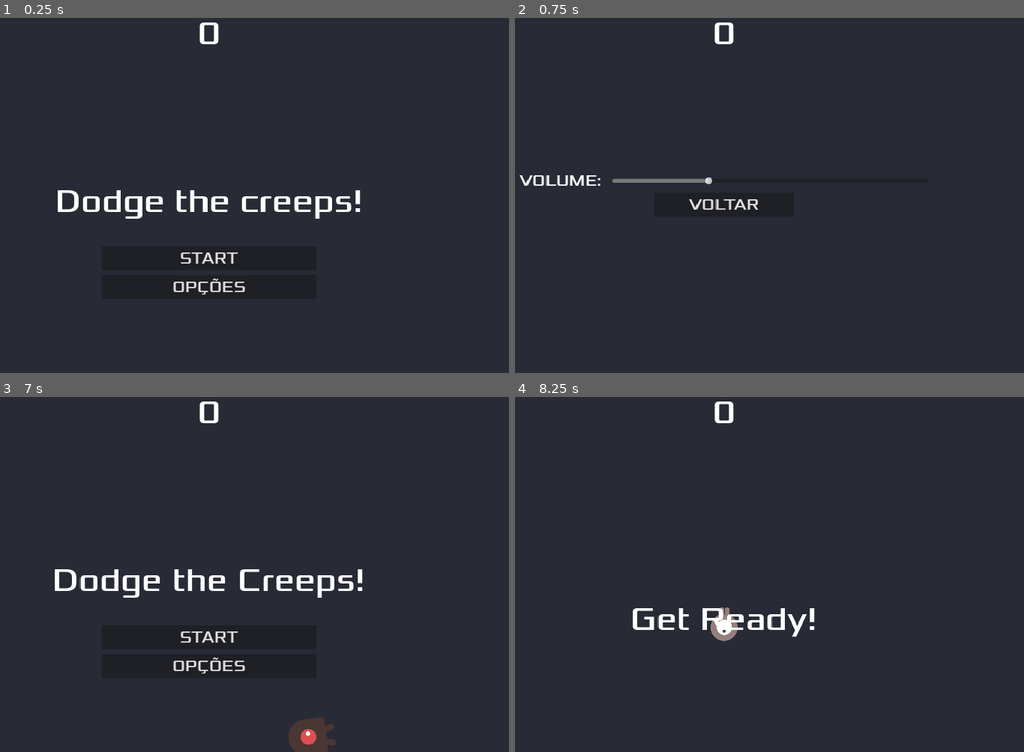
Above: before the commit, frames 1-4 (two rows, left to right).
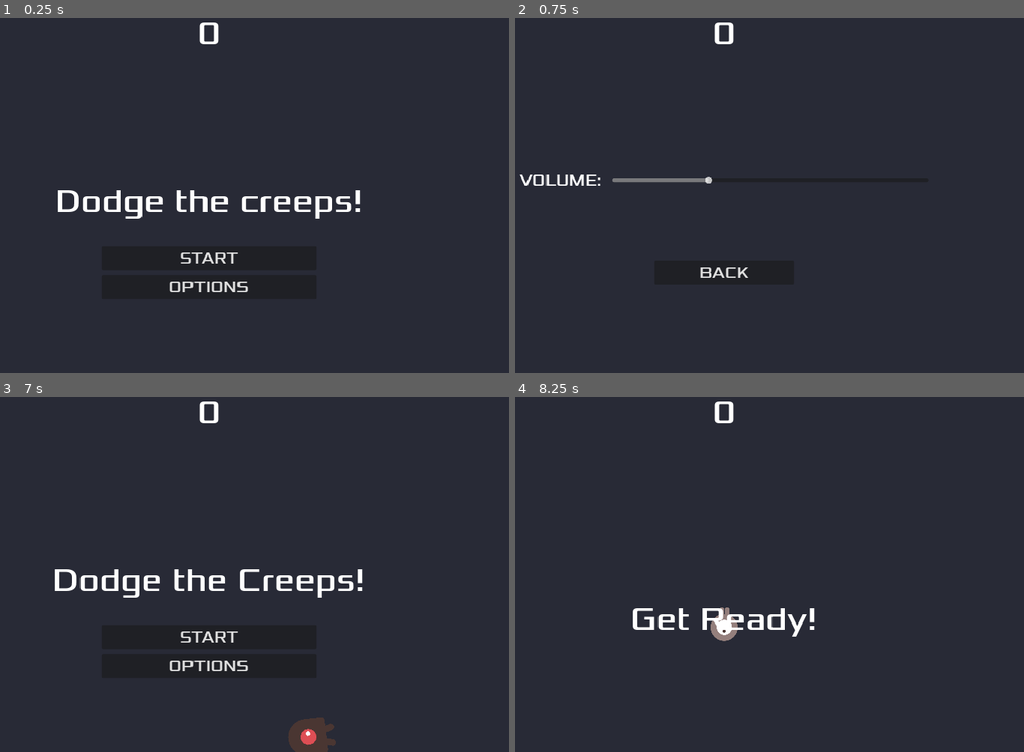
Above: after the commit, the same moments.

Repository: lorbiesky/dodge-the-creeps
Game: Godot game, scene res://scenes/maps/stage.tscn
The game is run twice, just before and just after one commit, with the same random seed, the same clock (stepped at 60 frames per second) and the same inputs.
Inputs:
- Up to frame 1 (0.25 s): no input
- Up to frame 2 (0.75 s): click "OPÇÕES" (after the commit: "OPTIONS") at 0.5 s
- Up to frame 3 (7 s): click "VOLTAR" (after the commit: "BACK") at 1.25 s; click "START" at 2 s; tap Enter at 2.75 s; hold Right (ui_right) 2.78-3.53 s; hold Down (ui_down) 3.53-4.28 s; hold Right (ui_right) 4.28-5.03 s; hold Up (ui_up) 5.03-5.78 s; hold Left (ui_left) from 5.78 s (still down)
- Up to frame 4 (8.25 s): release Left (ui_left) at 7.25 s; click "START" at 7.25 s; tap Space at 8 s; hold Down (ui_down) from 8.03 s (still down)

The runs differ from the first frame. In frame 1, 0.3% of the frame differs, in the area x 33-49%, y 73-79%; in frame 2, 0.5%, in the area x 0-48%, y 44-74%; in frame 3, 0.3%; in frame 4, nothing differs.

Commit message:
mudanças na hud do menu

Diff:
--- a/scenes/menu/HUD.tscn
+++ b/scenes/menu/HUD.tscn
@@ -64,7 +64,7 @@
 size_flags_horizontal = 4
 theme_override_fonts/font = ExtResource("1_jjg41")
 theme_override_font_sizes/font_size = 32
-text = "OPÇÕES"
+text = "OPTIONS"
 
 [node name="OptionsContainer" type="VBoxContainer" parent="."]
 visible = false
@@ -74,15 +74,16 @@
 anchor_right = 0.5
 anchor_bottom = 0.5
 offset_left = -409.0
-offset_top = -19.0
+offset_top = -182.0
 offset_right = 409.0
-offset_bottom = 20.0
+offset_bottom = 183.0
 grow_horizontal = 2
 grow_vertical = 2
 alignment = 1
 
 [node name="HBoxContainer" type="HBoxContainer" parent="OptionsContainer"]
 layout_mode = 2
+size_flags_vertical = 3
 theme_override_constants/separation = 20
 alignment = 1
 
@@ -108,7 +109,7 @@
 size_flags_horizontal = 4
 theme_override_fonts/font = ExtResource("1_jjg41")
 theme_override_font_sizes/font_size = 32
-text = "VOLTAR"
+text = "BACK"
 
 [connection signal="timeout" from="MessageTimer" to="." method="_on_message_timer_timeout"]
 [connection signal="pressed" from="MenuContainer/ButtonsContainer/StartButton" to="." method="_on_start_button_pressed"]
Not shown, added: dist/web/index.apple-touch-icon.png.import
Not shown, added: dist/web/index.icon.png.import
Not shown, added: dist/web/index.png.import
